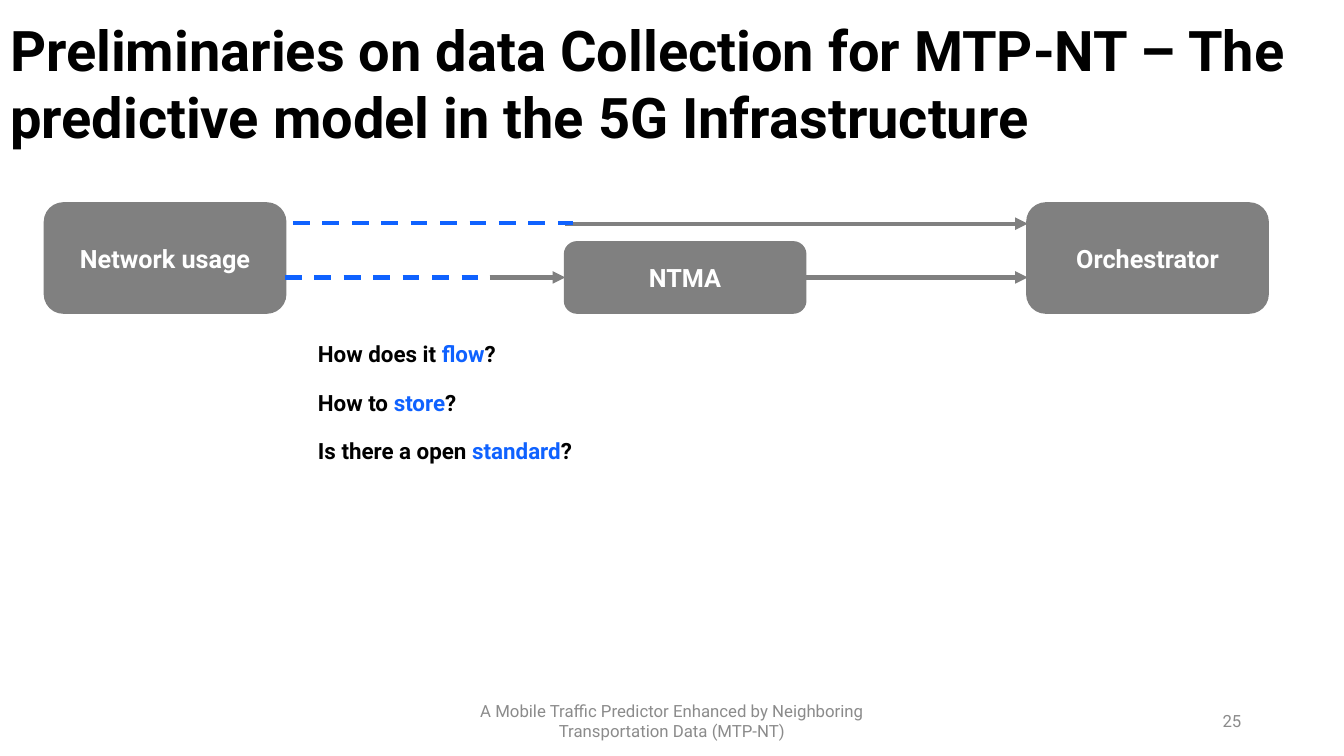
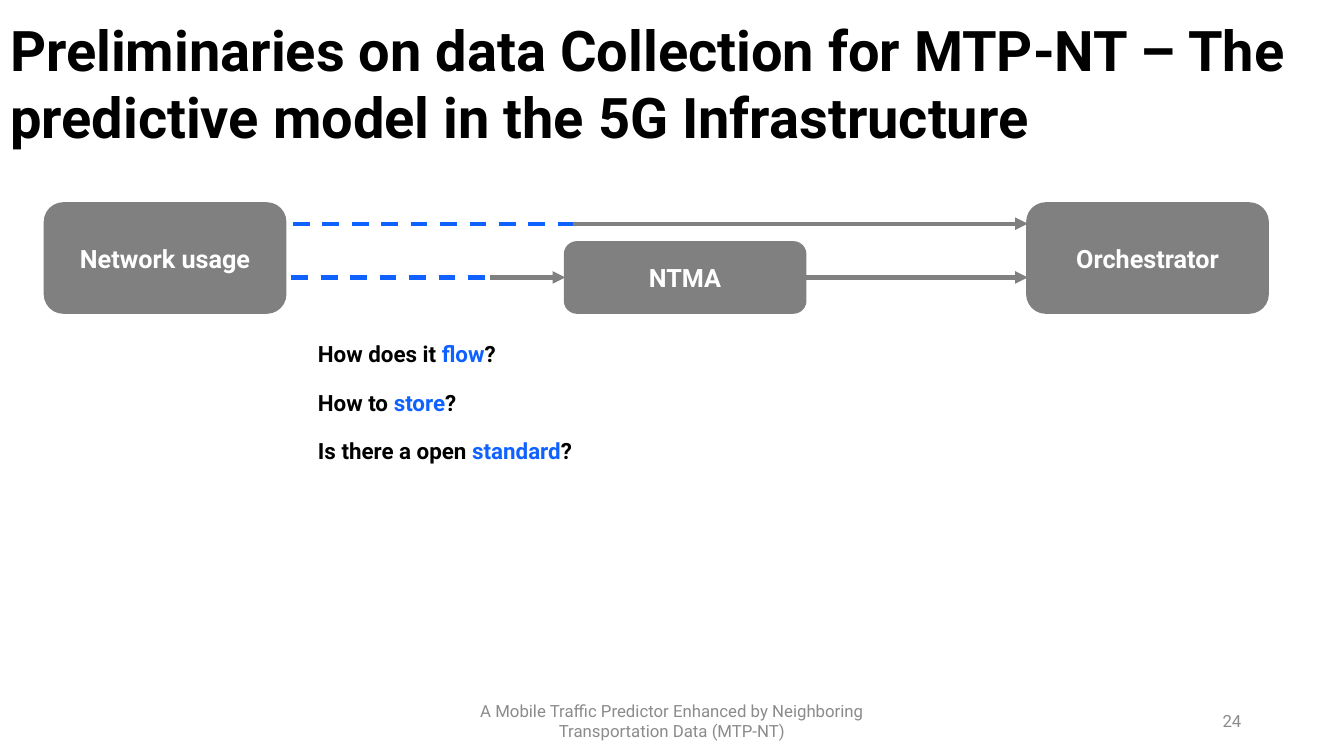
Before and after one commit to PatrickLdA/milan-telecom-analysis, a slide deck: slide 24 of defesa.pptx (slide 25 before the commit). Drawn at 1344x756 pixels with LibreOffice and Linux fonts; fonts in the diff are those of the drawing. Boxes give left, top, right and bottom in pixels: in the first picture for what was removed or moved away, otherwise in the second. Text is boxed around its words. In the diff, an @@ line names an element or a change of style, - is before the commit and + after.

```diff
--- a/defesa.pptx
+++ b/defesa.pptx
@@ line moved from (285, 277) - (499, 277) to (291, 277) - (505, 277) @@
@@ page number at (x1=1223, y1=715, x2=1242, y2=727): text changed @@
-25
+24
```
Also in this commit, not shown: 10 other slides changed, 10 slides added, 1 slide removed.
